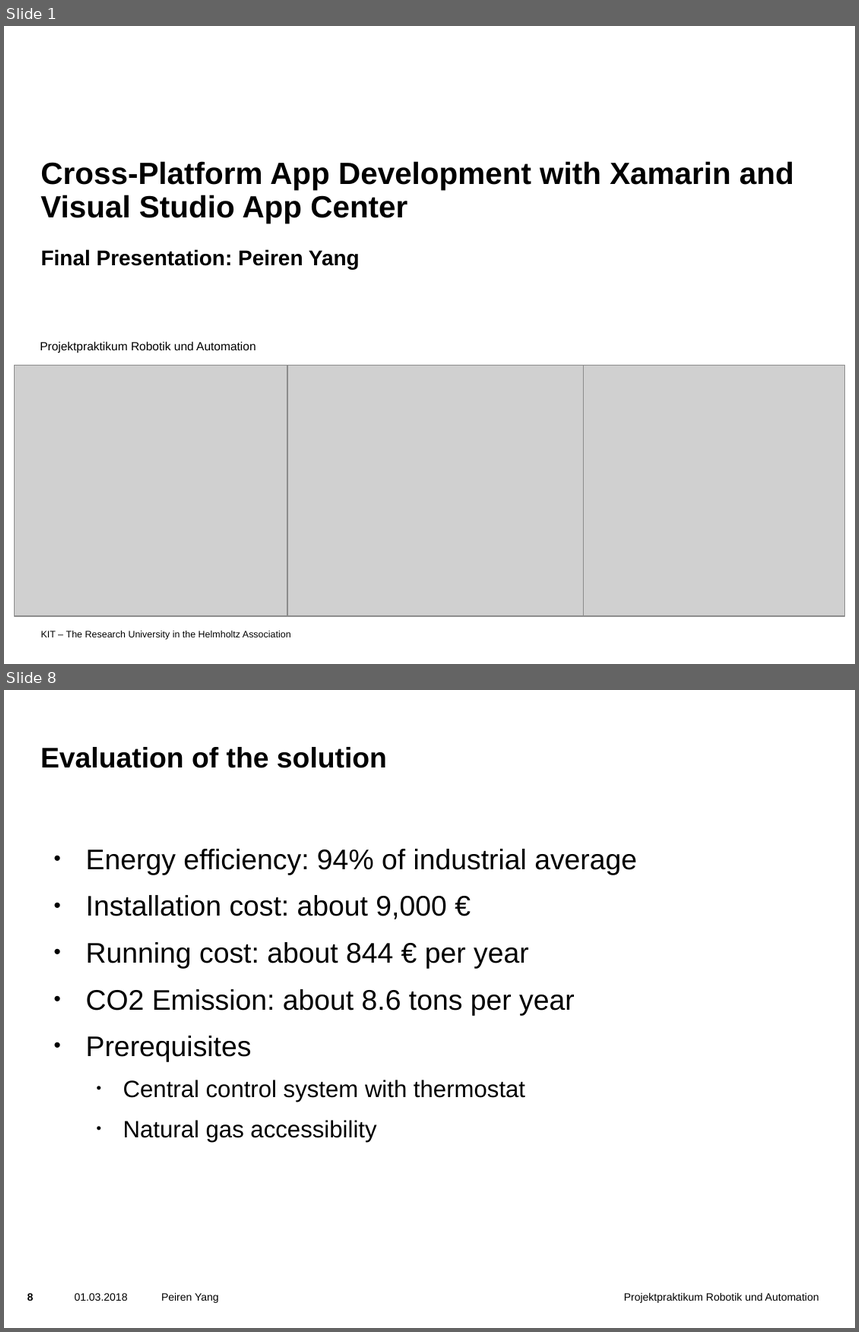
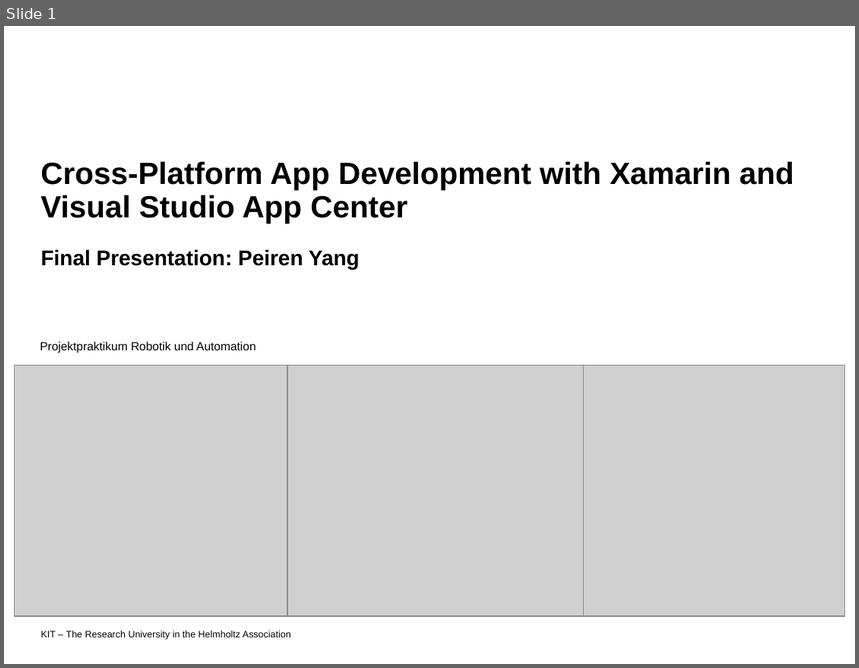
Before and after one commit to yangpeiren/SimpleCalculator, a slide deck: SimpleCalculator/doc/Cross-Platform App Development with Xamarin and Visual Studio App Center.pptx. Shown one above the other, each under a label of ours: slides 1 and 8 before the commit, slide 1 after it; the slides between them are not shown. The pictures are 859x1332 and 859x668 pixels, drawn with LibreOffice and Linux fonts; fonts in the diff are those of the drawing; grey boxes stand for pictures; background and template pictures are left out. Boxes give left, top, right and bottom in pixels: in the first picture for what was removed or moved away, otherwise in the second. Text is boxed around its words. In the diff, an @@ line names an element or a change of style, - is before the commit and + after.

```diff
--- a/SimpleCalculator/doc/Cross-Platform App Development with Xamarin and Visual Studio App Center.pptx
+++ b/SimpleCalculator/doc/Cross-Platform App Development with Xamarin and Visual Studio App Center.pptx
@@ slide 8 removed at (4,690,855,1328), background picture (left out) @@
@@ title removed at (40,747,387,768) @@
-Evaluation of the solution
@@ text removed at (86,849,637,1143) @@
-• Energy efficiency: 94% of industrial average
-• Installation cost: about 9,000 €
-• Running cost: about 844 € per year
-• CO2 Emission: about 8.6 tons per year
-• Prerequisites
-  • Central control system with thermostat
-  • Natural gas accessibility
@@ page number removed at (28,1293,34,1301) @@
-8
@@ text removed at (75,1293,128,1301) @@
-01.03.2018
@@ text removed at (161,1293,219,1303) @@
-Peiren Yang
@@ text removed at (624,1293,819,1303) @@
-Projektpraktikum Robotik und Automation
```
Also in this commit, not shown: 2 slides changed, 14 slides added, 13 other slides removed.
